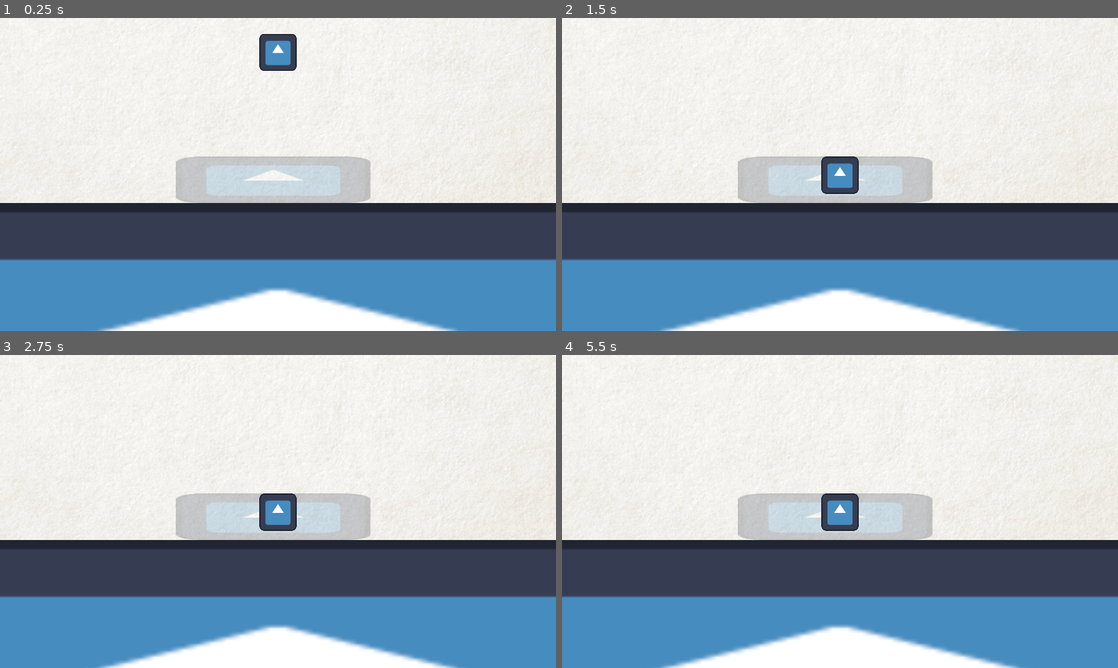
Above: before the commit, frames 1-4 (two rows, left to right).
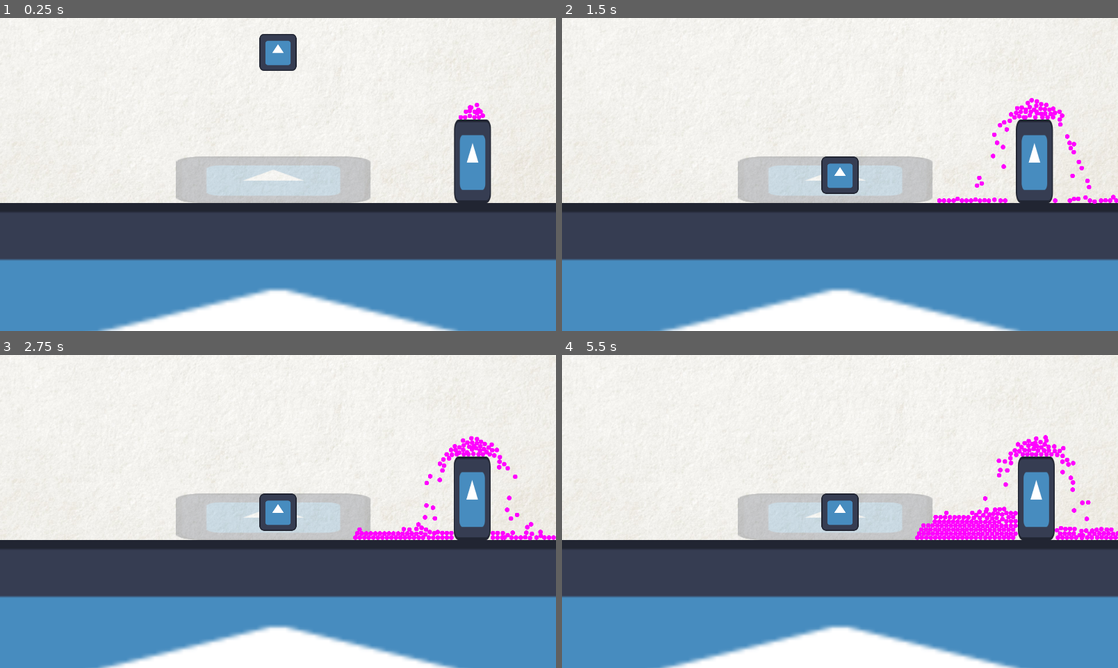
Above: after the commit, the same moments.

Repository: SAM2WOW/ProjectGrandma
Game: Godot game, scene res://levels/main.tscn
Same seed, same stepped clock (60 frames per second), same inputs: the game is played once before the commit and once after it. The engine's default icon, where the game draws it, is replaced by a stand-in: a white triangle on a blue panel in a dark square.
Inputs (mouse positions are in pixels of both pictures, inside the frame that each line leads up to):
- Up to frame 1 (0.25 s): no input
- Up to frame 2 (1.5 s): drag from (840, 71) to (840, 174) at 0.52 s; drag from (728, 190) to (812, 237) at 1.27 s
- Up to frame 3 (2.75 s): move the mouse to (333, 442) at 2.02 s; click (333, 442) at 2.17 s
- Up to frame 4 (5.5 s): drag from (812, 574) to (673, 464) at 2.77 s; move the mouse to (1006, 558) at 3.52 s; click (1006, 558) at 3.67 s; drag from (673, 464) to (840, 511) at 4.27 s; move the mouse to (867, 511) at 5.02 s; click (867, 511) at 5.17 s

The runs differ from the first frame. In frame 1, 1.9% of the frame differs, in the area x 81-89%, y 27-60%; in frame 2, 2.7%; in frame 3, 3.1%; in frame 4, 4.1%, in the area x 63-100%, y 25-60%.

Commit message:
wip liquid im gonn cry

Diff:
--- /dev/null
+++ b/FluidSim2D/Container.gd
@@ -0,0 +1,14 @@
+
+extends StaticBody2D
+
+var col = CollisionPolygon2D
+func _ready():
+	if (Engine.is_editor_hint):
+		get_window().size = Vector2i(960, 960);
+func _process(delta):
+	pass;
+	# update()
+
+func _draw():
+	pass;
+	# draw_colored_polygon(col.polygon,Color.black)
--- /dev/null
+++ b/FluidSim2D/Mouse.gd
@@ -0,0 +1,15 @@
+extends RigidBody2D
+#Use play with water
+@export var infuence =1000
+@export var stiffness = 100
+
+
+
+func _physics_process(delta):
+	var I = infuence
+	var S = stiffness
+	var P = get_global_mouse_position() - global_transform.origin
+	var M = mass
+	var V = linear_velocity
+	var impulse = (I*P) - (S*M*V)
+	apply_central_impulse(impulse * delta)
--- /dev/null
+++ b/FluidSim2D/MouseJig.tscn
@@ -0,0 +1,18 @@
+[gd_scene load_steps=4 format=3 uid="uid://38m5gw2csxeb"]
+
+[ext_resource type="Script" path="res://FluidSim2D/Mouse.gd" id="1"]
+[ext_resource type="Texture2D" uid="uid://cxt1od4epjtpf" path="res://icon.svg" id="2"]
+
+[sub_resource type="CircleShape2D" id="5"]
+radius = 36.3456
+
+[node name="MouseJig" type="RigidBody2D"]
+collision_layer = 15
+collision_mask = 15
+script = ExtResource("1")
+
+[node name="CollisionShape2D" type="CollisionShape2D" parent="."]
+shape = SubResource("5")
+
+[node name="Sprite" type="Sprite2D" parent="."]
+texture = ExtResource("2")
--- /dev/null
+++ b/FluidSim2D/Water Sim.tscn
@@ -0,0 +1,67 @@
+[gd_scene load_steps=10 format=3 uid="uid://csog54p5yksnb"]
+
+[ext_resource type="Script" path="res://scripts/instantiationManager.gd" id="1_nud3b"]
+[ext_resource type="Script" path="res://FluidSim2D/WaterGenPhysicsServer.gd" id="2"]
+[ext_resource type="Script" path="res://FluidSim2D/Container.gd" id="3"]
+[ext_resource type="Shader" path="res://Water_View_Shader.gdshader" id="4"]
+[ext_resource type="PackedScene" uid="uid://38m5gw2csxeb" path="res://FluidSim2D/MouseJig.tscn" id="5_aw4hi"]
+[ext_resource type="Texture2D" uid="uid://bbe84iqhimpn0" path="res://FluidSim2D/water_particle.png" id="6"]
+
+[sub_resource type="FastNoiseLite" id="FastNoiseLite_amfxg"]
+frequency = 0.0698
+
+[sub_resource type="NoiseTexture2D" id="NoiseTexture2D_5qmdr"]
+seamless = true
+seamless_blend_skirt = 0.516
+noise = SubResource("FastNoiseLite_amfxg")
+
+[sub_resource type="ShaderMaterial" id="2"]
+shader = ExtResource("4")
+shader_parameter/water_speed = 0.01
+shader_parameter/color_detect_threshold = 0.7
+shader_parameter/water_dev_color = Color(1, 0, 1, 1)
+shader_parameter/water_color = Color(0, 0.462745, 1, 1)
+shader_parameter/bubble_color = Color(1, 1, 1, 1)
+shader_parameter/noise = SubResource("NoiseTexture2D_5qmdr")
+
+[node name="Water Sim" type="Node2D"]
+script = ExtResource("1_nud3b")
+
+[node name="Container" type="StaticBody2D" parent="."]
+position = Vector2(164, 191)
+script = ExtResource("3")
+
+[node name="CollisionPolygon2D" type="CollisionPolygon2D" parent="Container"]
+polygon = PackedVector2Array(-166, -494, -90, -537, -81, -670, 14, -708, 75, -532, 98, -391, 314, -337, 472, -233, 273.477, -190.425, 172, -189, 137, 117, 391, 239, 395, 321, 107, 301, 111, 509, 273, 533, 341, 506, 432, 485, 483, 527, 528, 532, 631, 377, 614, 169, 409, 10, 573, -98, 658, -230, 573, -437, 762.306, -479.723, 794, -861, 1066, -880, 1087, -553, 1087, -259, 1125, 868, -160, 901)
+
+[node name="WaterGen" type="Marker2D" parent="."]
+position = Vector2(587, -688)
+script = ExtResource("2")
+particle_texture = ExtResource("6")
+max_water_particles = 800
+
+[node name="WaterGen3" type="Marker2D" parent="."]
+position = Vector2(705, -686)
+script = ExtResource("2")
+particle_texture = ExtResource("6")
+max_water_particles = 800
+
+[node name="WaterGen2" type="Marker2D" parent="."]
+position = Vector2(467, -685)
+script = ExtResource("2")
+particle_texture = ExtResource("6")
+max_water_particles = 800
+
+[node name="Camera2D" type="Camera2D" parent="."]
+light_mask = 2
+position = Vector2(535, 234)
+zoom = Vector2(0.5, 0.5)
+
+[node name="WaterColor" type="Sprite2D" parent="."]
+material = SubResource("2")
+position = Vector2(536, 181)
+scale = Vector2(45.6875, 39.875)
+
+[node name="CanvasLayer" type="CanvasLayer" parent="."]
+
+[node name="MouseJig" parent="." instance=ExtResource("5_aw4hi")]
--- /dev/null
+++ b/FluidSim2D/WaterGenPhysicsServer.gd
@@ -0,0 +1,83 @@
+extends Node2D
+
+class_name LiquidGenerator
+#Water Gen with Physics2DServer
+@export var particle_texture:Texture;
+@export var max_water_particles = 1000
+var current_particle_count = 0
+var spawn_timer = 0
+@export var spawn_time = 0.2
+var water_particles = []
+var generate = true;
+
+func create_particle():
+	var ps = PhysicsServer2D
+	var vs = RenderingServer
+	# set position
+	var trans = global_transform
+	trans.origin += Vector2(randf_range(-10,10),randf_range(-10,10))
+	#physics body
+	var water_col = ps.body_create()
+	ps.body_set_mode(water_col,PhysicsServer2D.BODY_MODE_RIGID)
+	ps.body_set_space(water_col,get_world_2d().space)
+	#create circle shape for collision
+	var shape = ps.circle_shape_create()
+	ps.shape_set_data(shape,8)
+	#add shape to rigid body
+	ps.body_add_shape(water_col,shape,Transform2D.IDENTITY)
+	#set collision layer and mask
+	ps.body_set_collision_layer(water_col,1)
+	ps.body_set_collision_mask(water_col,1)
+	#set physics parameters
+	ps.body_set_param(water_col,PhysicsServer2D.BODY_PARAM_FRICTION,0.0)
+	ps.body_set_param(water_col,PhysicsServer2D.BODY_PARAM_MASS,0.05)
+	ps.body_set_param(water_col,PhysicsServer2D.BODY_PARAM_GRAVITY_SCALE,2.0)
+	ps.body_set_state(water_col,PhysicsServer2D.BODY_STATE_TRANSFORM,trans)
+	#Visual
+	#create canvas item(all 2D objects are canvas items)
+	var water_particle = vs.canvas_item_create()
+	#set the parent to this object
+	#vs.canvas_item_set_parent(water_particle, InstantiationManager.get_canvas_item())
+	#set its transform
+	#vs.canvas_item_set_transform(water_particle,InstantiationManager.global_transform)
+	#set the parent to this object
+	vs.canvas_item_set_parent(water_particle, get_canvas_item())
+	#set its transform
+	vs.canvas_item_set_transform(water_particle,InstantiationManager.global_transform)
+	#create a rectangle that will contain the texture
+	var rect = Rect2()
+	rect.position = Vector2(-8,-8)
+	rect.size = particle_texture.get_size()/2
+	#add the texture to the canvas item
+	vs.canvas_item_add_texture_rect(water_particle,rect,particle_texture)
+	#set the texture color to pink
+	vs.canvas_item_set_self_modulate(water_particle,Color("ff00ff"))
+	#add RID pair to array
+	water_particles.append([water_col,water_particle])
+
+func _physics_process(delta):
+	spawn_timer -= delta;
+	#add particles while less than max amount set and timer < 0
+	if spawn_timer < 0 and current_particle_count < max_water_particles and generate:
+		create_particle()
+		#for i in range(3):
+			#create_particle()
+			#current_particle_count += 1
+		current_particle_count += 1
+		# Globals.total_water_particles += 1
+		spawn_timer = spawn_time
+	spawn_timer-=1;
+	#update particle texture position to be at Rigid body position
+
+	for col in water_particles:
+		var trans = PhysicsServer2D.body_get_state(col[0],PhysicsServer2D.BODY_STATE_TRANSFORM)
+		trans.origin = trans.origin - global_position
+		RenderingServer.canvas_item_set_transform(col[1],trans)
+		#Delete particles if Y position > than 1500. 2D y down is positive
+		if trans.origin.y > 1500:
+			#remove RIDs
+			PhysicsServer2D.free_rid(col[0])
+			RenderingServer.free_rid(col[1])
+			#remove reference
+			water_particles.erase(col)
+			# Globals.total_water_particles -=1
--- /dev/null
+++ b/FluidSim2D/WaterParticle.gd
@@ -0,0 +1,6 @@
+extends RigidBody2D
+
+var static_mode_switch_legth = 2
+func _integrate_forces(state):
+	if state.linear_velocity.length() < static_mode_switch_legth:
+		sleeping = true
--- /dev/null
+++ b/FluidSim2D/WaterParticle.tscn
@@ -0,0 +1,31 @@
+[gd_scene load_steps=5 format=3 uid="uid://b18o4545vix68"]
+
+[ext_resource type="Texture2D" uid="uid://bbe84iqhimpn0" path="res://FluidSim2D/water_particle.png" id="1"]
+[ext_resource type="Script" path="res://FluidSim2D/WaterParticle.gd" id="2"]
+
+[sub_resource type="PhysicsMaterial" id="2"]
+friction = 0.0
+bounce = 0.1
+
+[sub_resource type="CircleShape2D" id="1"]
+radius = 4.12311
+
+[node name="WaterParticle" type="RigidBody2D"]
+position = Vector2(313, 44)
+collision_layer = 15
+collision_mask = 15
+mass = 0.1
+physics_material_override = SubResource("2")
+gravity_scale = 2.0
+script = ExtResource("2")
+
+[node name="CollisionShape2D" type="CollisionShape2D" parent="."]
+shape = SubResource("1")
+
+[node name="Sprite" type="Sprite2D" parent="."]
+self_modulate = Color(1, 0, 1, 1)
+light_mask = 2
+scale = Vector2(0.250001, 0.25)
+texture = ExtResource("1")
+region_enabled = true
+region_rect = Rect2(0, 0, 31, 31)
--- /dev/null
+++ b/FluidSim2D/Water_Color.tscn
@@ -0,0 +1,26 @@
+[gd_scene load_steps=5 format=3 uid="uid://x3vvimssy2mp"]
+
+[ext_resource type="Shader" path="res://Water_View_Shader.gdshader" id="1"]
+
+[sub_resource type="FastNoiseLite" id="3"]
+
+[sub_resource type="NoiseTexture2D" id="4"]
+seamless = true
+noise = SubResource("3")
+
+[sub_resource type="ShaderMaterial" id="2"]
+shader = ExtResource("1")
+shader_parameter/water_speed = 0.01
+shader_parameter/color_detect_threshold = 0.35
+shader_parameter/water_dev_color = Color(1, 0, 1, 1)
+shader_parameter/water_color = Color(0, 0.529412, 1, 1)
+shader_parameter/bubble_color = Color(0, 0, 1.5, 1)
+shader_parameter/noise = SubResource("4")
+
+[node name="Water_Color" type="ColorRect"]
+material = SubResource("2")
+anchors_preset = 15
+anchor_right = 1.0
+anchor_bottom = 1.0
+size_flags_horizontal = 3
+size_flags_vertical = 3
--- /dev/null
+++ b/Water_View_Shader.gdshader
@@ -0,0 +1,47 @@
+shader_type canvas_item;
+
+uniform sampler2D noise;
+uniform float water_speed:hint_range(0.0, 0.5, 0.01) = 0.1;
+uniform float color_detect_threshold = 0.8;
+//suggest color code: ff00ff
+uniform vec4 water_dev_color:source_color;
+uniform vec4 water_color:source_color = vec4(0,0,1,1);
+uniform vec4 bubble_color:source_color = vec4(0,0,1.5,1);
+uniform sampler2D SCREEN_TEXTURE : hint_screen_texture, filter_linear_mipmap;
+
+void fragment(){
+	//2 UV references from Screen
+	vec2 suv = SCREEN_UV;
+	vec2 buv = SCREEN_UV;
+	//move water around
+	suv.x += sin(TIME) * water_speed;
+	suv.y -= cos(TIME) * water_speed;
+	//move bubble upward and sway left to right
+	buv.x -= sin(TIME)*0.2 * water_speed;
+	buv.y -= TIME * water_speed;
+	//2 references to noise texture
+	vec4 n = texture(noise,suv).rgba;
+	vec4 bn = texture(noise,buv).rgba;
+	//remove most of the noise from bubble noise texture
+	bn = smoothstep(0.7,0.83,bn);
+	//get a blurred version of the screen texture
+	vec4 screen_tex = textureLod(SCREEN_TEXTURE,SCREEN_UV,1.5).rgba;
+	vec4 particle_color;
+	vec4 bubble;
+	//check if the color is pink i.e ff00ff
+	//if it is set it to the new color else set it to transparent
+	if(step(color_detect_threshold,screen_tex) == water_dev_color){
+
+		particle_color = n*water_color;
+		bubble = bn*bubble_color;
+		//add bubble if noise.red channel greater than 0.5
+		if(bn.r>0.50){
+			particle_color = particle_color + bubble;
+		}
+	}else{
+		//transparent
+		particle_color = vec4(0.0);
+	}
+	//assign final color
+	COLOR = particle_color;
+}
--- a/levels/main.tscn
+++ b/levels/main.tscn
@@ -1,10 +1,30 @@
-[gd_scene load_steps=6 format=3 uid="uid://svu81oy40o3p"]
+[gd_scene load_steps=12 format=3 uid="uid://svu81oy40o3p"]
 
 [ext_resource type="Texture2D" uid="uid://cmp4cxxq8yuat" path="res://arts/ivory-off-white-paper-texture.jpg" id="1_1jmmi"]
 [ext_resource type="Script" path="res://levels/main.gd" id="1_udxji"]
 [ext_resource type="PackedScene" uid="uid://bx1jmjos4d8m" path="res://prefabs/pan.tscn" id="3_i0x1x"]
 [ext_resource type="Texture2D" uid="uid://cxt1od4epjtpf" path="res://icon.svg" id="3_u1ivw"]
 [ext_resource type="PackedScene" uid="uid://b5em8781rmds2" path="res://prefabs/ingredient.tscn" id="4_6e4e2"]
+[ext_resource type="Shader" path="res://Water_View_Shader.gdshader" id="6_gynvk"]
+[ext_resource type="PackedScene" uid="uid://2xviyeelbeyx" path="res://prefabs/liquidContainer.tscn" id="7_avq8n"]
+[ext_resource type="Script" path="res://scripts/instantiationManager.gd" id="8_504wp"]
+
+[sub_resource type="FastNoiseLite" id="FastNoiseLite_y2278"]
+frequency = 0.0698
+
+[sub_resource type="NoiseTexture2D" id="4"]
+seamless = true
+seamless_blend_skirt = 0.516
+noise = SubResource("FastNoiseLite_y2278")
+
+[sub_resource type="ShaderMaterial" id="ShaderMaterial_h723b"]
+shader = ExtResource("6_gynvk")
+shader_parameter/water_speed = 0.01
+shader_parameter/color_detect_threshold = 0.7
+shader_parameter/water_dev_color = Color(1, 0, 1, 1)
+shader_parameter/water_color = Color(0, 0.462745, 1, 1)
+shader_parameter/bubble_color = Color(1, 1, 1, 1)
+shader_parameter/noise = SubResource("4")
 
 [node name="Main" type="Node"]
 script = ExtResource("1_udxji")
@@ -38,6 +58,11 @@
 scale = Vector2(50, 8.198)
 texture = ExtResource("3_u1ivw")
 
+[node name="WaterColor" type="Sprite2D" parent="Node2D"]
+material = SubResource("ShaderMaterial_h723b")
+position = Vector2(536, 181)
+scale = Vector2(45.6875, 39.875)
+
 [node name="CanvasLayer" type="CanvasLayer" parent="."]
 
 [node name="Control" type="Control" parent="CanvasLayer"]
@@ -48,3 +73,9 @@
 grow_horizontal = 2
 grow_vertical = 2
 mouse_filter = 1
+
+[node name="LiquidContainer" parent="." instance=ExtResource("7_avq8n")]
+position = Vector2(672, 32)
+
+[node name="InstantiationManager" type="Node2D" parent="."]
+script = ExtResource("8_504wp")
--- /dev/null
+++ b/prefabs/liquidContainer.tscn
@@ -0,0 +1,30 @@
+[gd_scene load_steps=6 format=3 uid="uid://2xviyeelbeyx"]
+
+[ext_resource type="PackedScene" uid="uid://c3gtn7dcgsaa0" path="res://prefabs/draggable.tscn" id="1_dc3it"]
+[ext_resource type="Script" path="res://scripts/liquidDraggable.gd" id="2_3p8mk"]
+[ext_resource type="Script" path="res://FluidSim2D/WaterGenPhysicsServer.gd" id="2_a58g1"]
+[ext_resource type="Texture2D" uid="uid://bbe84iqhimpn0" path="res://FluidSim2D/water_particle.png" id="3_gsv4d"]
+
+[sub_resource type="RectangleShape2D" id="RectangleShape2D_2ownh"]
+size = Vector2(128, 288)
+
+[node name="LiquidContainer" instance=ExtResource("1_dc3it")]
+script = ExtResource("2_3p8mk")
+airDrag = 0.0
+
+[node name="Sprite2D" parent="." index="0"]
+position = Vector2(0, -80)
+scale = Vector2(1, 2.25)
+
+[node name="CollisionShape2D" parent="." index="1"]
+position = Vector2(0, -80)
+shape = SubResource("RectangleShape2D_2ownh")
+
+[node name="PinJoint2D" parent="." index="2"]
+position = Vector2(0, -80)
+
+[node name="WaterGen" type="Marker2D" parent="." index="4"]
+position = Vector2(0, -256)
+script = ExtResource("2_a58g1")
+particle_texture = ExtResource("3_gsv4d")
+max_water_particles = 800
--- a/project.godot
+++ b/project.godot
@@ -18,6 +18,7 @@
 [autoload]
 
 GameManager="*res://scripts/gameManager.gd"
+InstantiationManager="*res://scripts/instantiationManager.gd"
 
 [display]
 
--- a/scripts/draggable.gd
+++ b/scripts/draggable.gd
@@ -3,6 +3,7 @@
 
 @export var dragPoint : RigidBody2D;
 @export var airDrag : float;
+var dragging = false;
 
 # Called when the node enters the scene tree for the first time.
 func _ready():
@@ -24,14 +25,16 @@
 	# unhighlight object
 	pass # Replace with function body.
 
+func _physics_process(delta):
+	pass;
 
 func _on_input_event(viewport, event, shape_idx):
 	if !event is InputEventMouseButton: return;
-	if event.pressed:
+	if event.button_index == 1 && event.pressed:
 		GameManager.BeginDragObject(self);
-		print("pickup");
 
 func Drag(delta):
+	dragging = true;
 	var mousePos: Vector2 = get_global_mouse_position();
 	var speed: float = dragPoint.global_position.distance_to(mousePos) / delta;
 	var raycast = PhysicsRayQueryParameters2D.create(dragPoint.global_position, mousePos);
@@ -41,7 +44,8 @@
 
 	dragPoint.linear_velocity = velocity;
 
-	#look_at(mousePos);
+func ObjectAction(event):
+	pass;
 
 func AirDrag(delta):
 	# print(linear_velocity.length());
--- a/scripts/gameManager.gd
+++ b/scripts/gameManager.gd
@@ -1,6 +1,6 @@
 extends Node2D
 
-var draggedObject;
+var draggedObject : Draggable;
 
 # Called when the node enters the scene tree for the first time.
 func _ready():
@@ -15,18 +15,20 @@
 	DragObject(delta);
 
 func _input(event):
-	if event is InputEventMouseButton && !event.pressed:
-		DropObject();
-
-func BeginDragObject(object):
+	if event is InputEventMouseButton:
+		if event.button_index == 1 && !event.pressed:
+			DropObject();
+		elif event.button_index == 2 && draggedObject:
+			draggedObject.ObjectAction(event);
+func BeginDragObject(object : Draggable):
 	if draggedObject: return;
 	draggedObject = object;
 
 func DropObject():
 	if !draggedObject: return;
-	print("drop object");
+	draggedObject.dragging = false;
 	draggedObject = null;
 
 func DragObject(delta):
-	if !draggedObject || !draggedObject is Draggable: return;
+	if !draggedObject: return;
 	draggedObject.Drag(delta);
--- /dev/null
+++ b/scripts/instantiationManager.gd
@@ -0,0 +1,11 @@
+extends Node2D
+
+
+# Called when the node enters the scene tree for the first time.
+func _ready():
+	pass # Replace with function body.
+
+
+# Called every frame. 'delta' is the elapsed time since the previous frame.
+func _process(delta):
+	pass
--- /dev/null
+++ b/scripts/liquidDraggable.gd
@@ -0,0 +1,34 @@
+extends Draggable
+
+@export var liquidGenerator : LiquidGenerator;
+var produceLiquid = false;
+
+func _ready():
+	super._ready();
+	if !liquidGenerator: liquidGenerator = get_node("WaterGen");
+
+func ObjectAction(event):
+	super.ObjectAction(event);
+	if event.pressed:
+		print("zooweemama")
+		produceLiquid = true;
+	else:
+		produceLiquid = false;
+
+func _physics_process(delta):
+	super._physics_process(delta);
+	UpdateLiquidGeneration(delta);
+
+func _process(delta):
+	super._process(delta);
+
+func UpdateLiquidGeneration(delta):
+	if produceLiquid:
+		rotation = lerp_angle(rotation, deg_to_rad(-135), 5*delta);
+		if rotation < deg_to_rad(-90) && rotation > deg_to_rad(-150):
+			liquidGenerator.generate = true;
+		else:
+			liquidGenerator.generate = false;
+	elif !produceLiquid && dragging:
+		liquidGenerator.generate = false;
+		rotation = lerp_angle(rotation, deg_to_rad(0), 5*delta);
Binary file added: FluidSim2D/water_particle.png
Not shown, added: FluidSim2D/water_particle.png.import
Not shown, added: FluidSim2D/Wat3408.tmp
